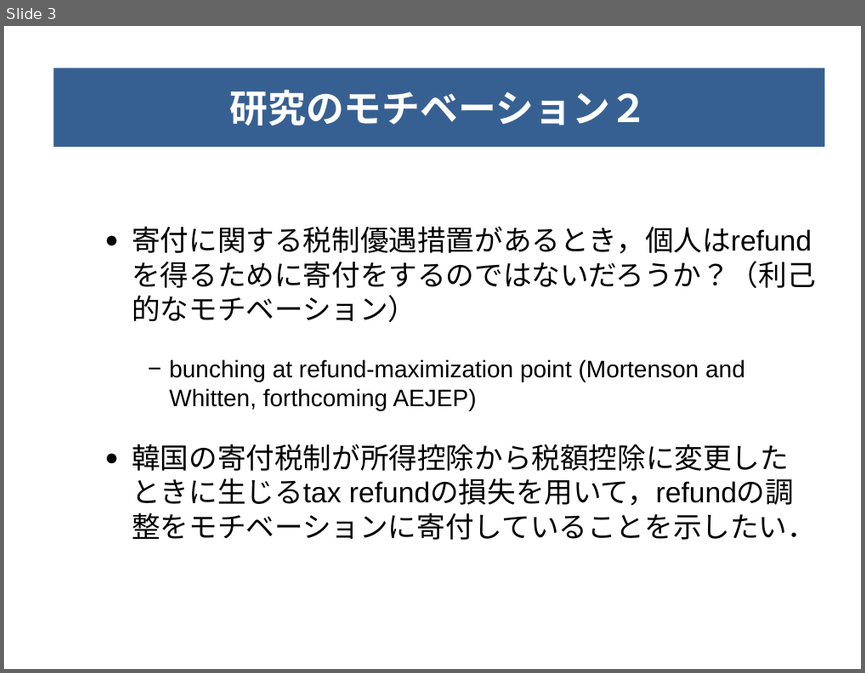
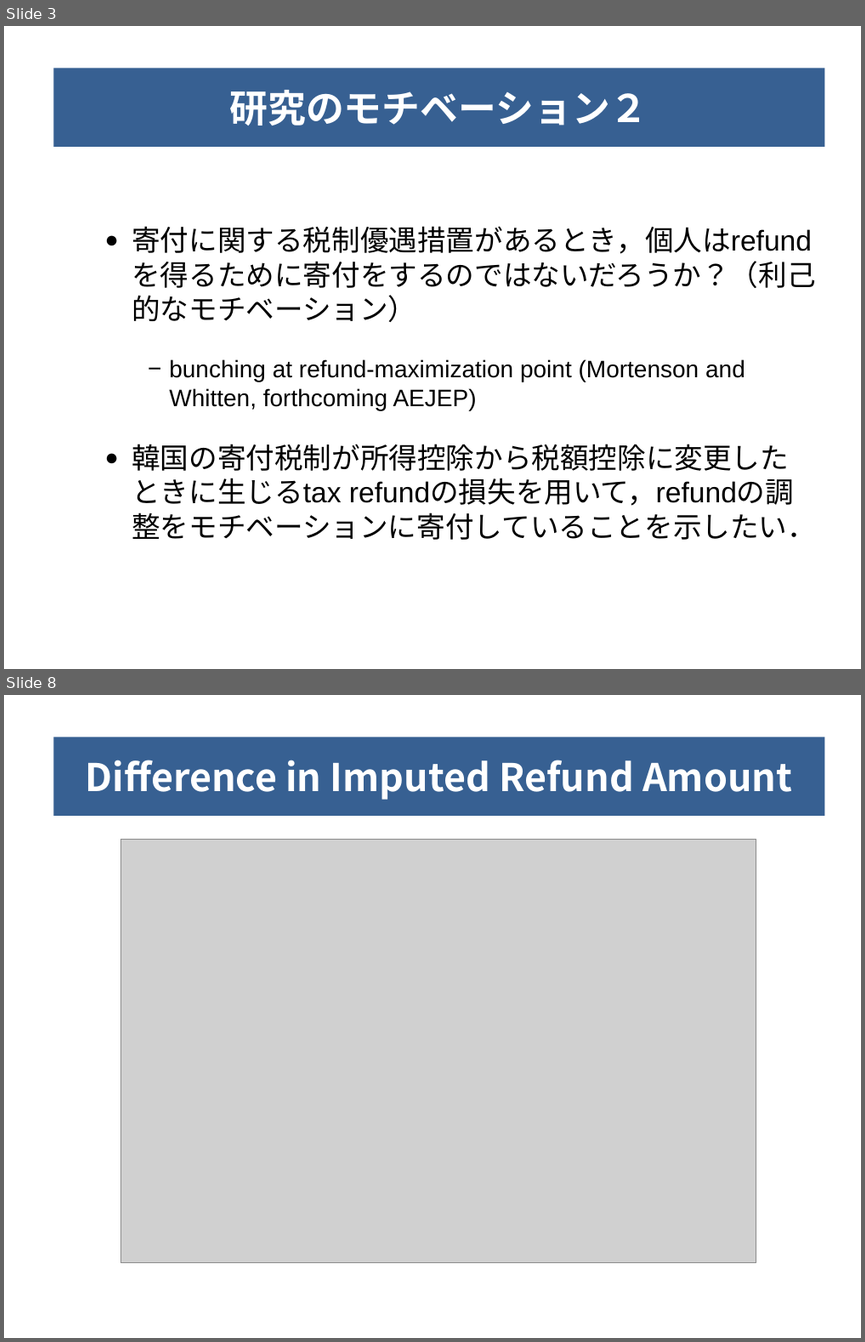
Before and after one commit to KatoPachi/NASTAB, a slide deck: report/200710Meeting.pptx. Shown one above the other, each under a label of ours: slide 3 before the commit, slides 3 and 8 after it; the slides between them are not shown. The pictures are 865x673 and 865x1342 pixels, drawn with LibreOffice and Linux fonts; fonts in the diff are those of the drawing; grey boxes stand for pictures. Boxes give left, top, right and bottom in pixels: in the first picture for what was removed or moved away, otherwise in the second. Text is boxed around its words. In the diff, an @@ line names an element or a change of style, - is before the commit and + after.

```diff
--- a/report/200710Meeting.pptx
+++ b/report/200710Meeting.pptx
@@ slide 8 added at box(4, 695, 861, 1338), background #FFFFFF @@
@@ title added at box(53, 737, 825, 816), fill #376092, 32 pt, text #FFFFFF, bold @@
+Difference in Imputed Refund Amount
@@ picture added at box(120, 839, 756, 1262) @@
```
Also in this commit, not shown: 8 other slides added, 2 other files.
